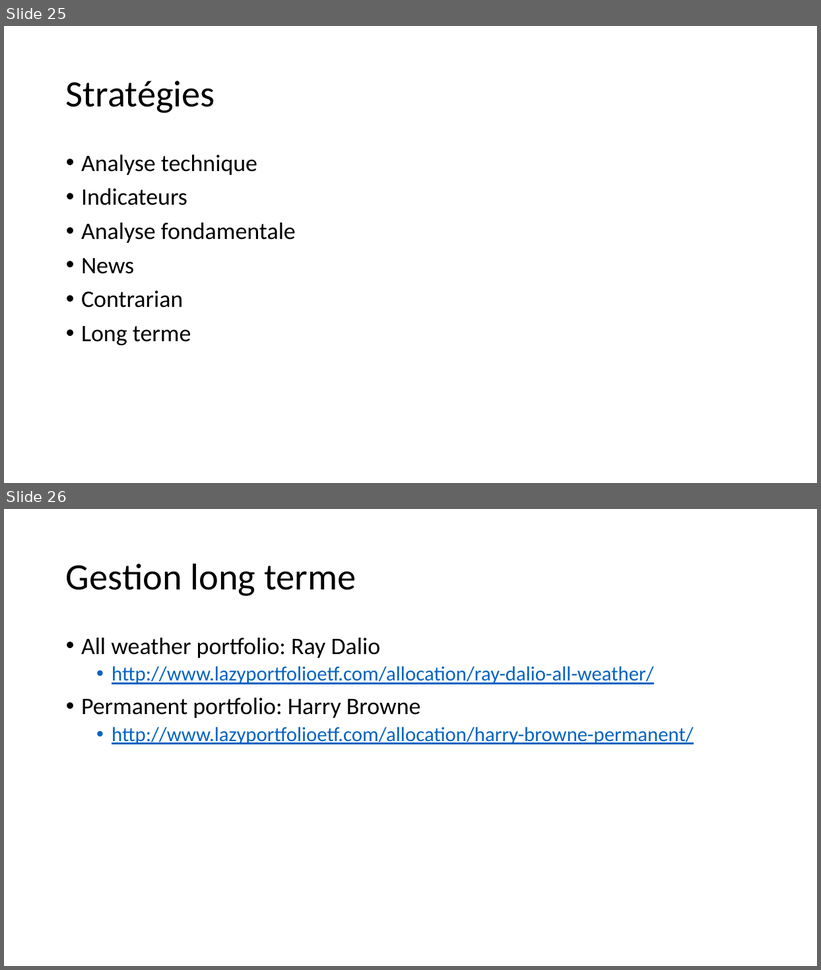
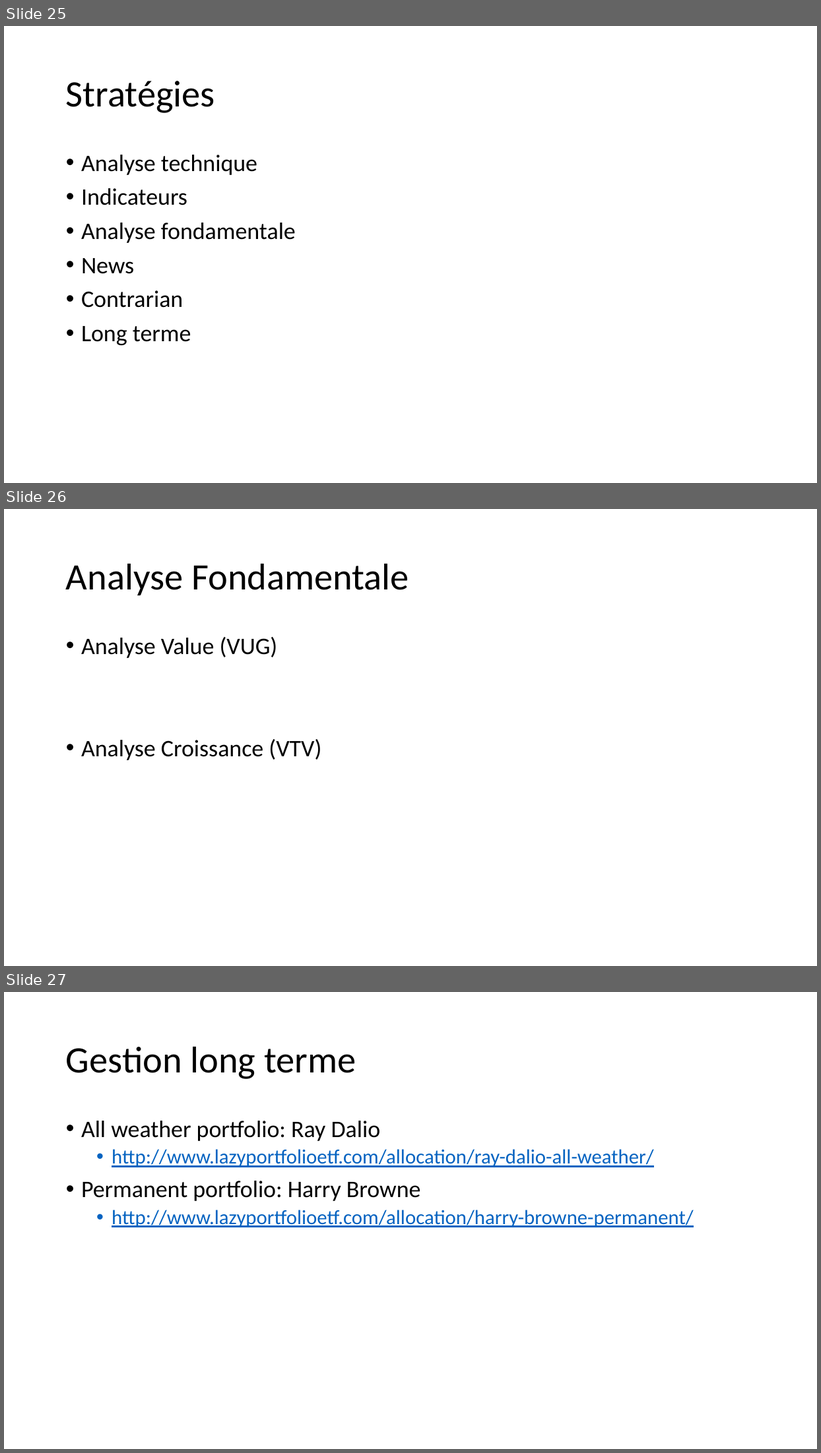
Before and after one commit to dadelcarbo/UltimateChartistRoot, a slide deck: Formation/Formation Bourse.pptx. Shown one above the other, each under a label of ours: slides 25 and 26 before the commit, slides 25, 26 and 27 after it. The pictures are 821x970 and 821x1453 pixels, drawn with LibreOffice and Linux fonts; fonts in the diff are those of the drawing. Boxes give left, top, right and bottom in pixels: in the first picture for what was removed or moved away, otherwise in the second. Text is boxed around its words. In the diff, an @@ line names an element or a change of style, - is before the commit and + after.

```diff
--- a/Formation/Formation Bourse.pptx
+++ b/Formation/Formation Bourse.pptx
@@ slide 26 added at [4,509,817,966], background #FFFFFF @@
@@ title added at [66,563,409,595], 44 pt, text #000000 @@
+Analyse Fondamentale
@@ text added at [81,637,321,760], 28 pt, text #000000 @@
+• Analyse Value (VUG)
+• Analyse Croissance (VTV)
@@ what was slide 26 is now slide 27 @@
```
Also in this commit, not shown: 8 other files.
